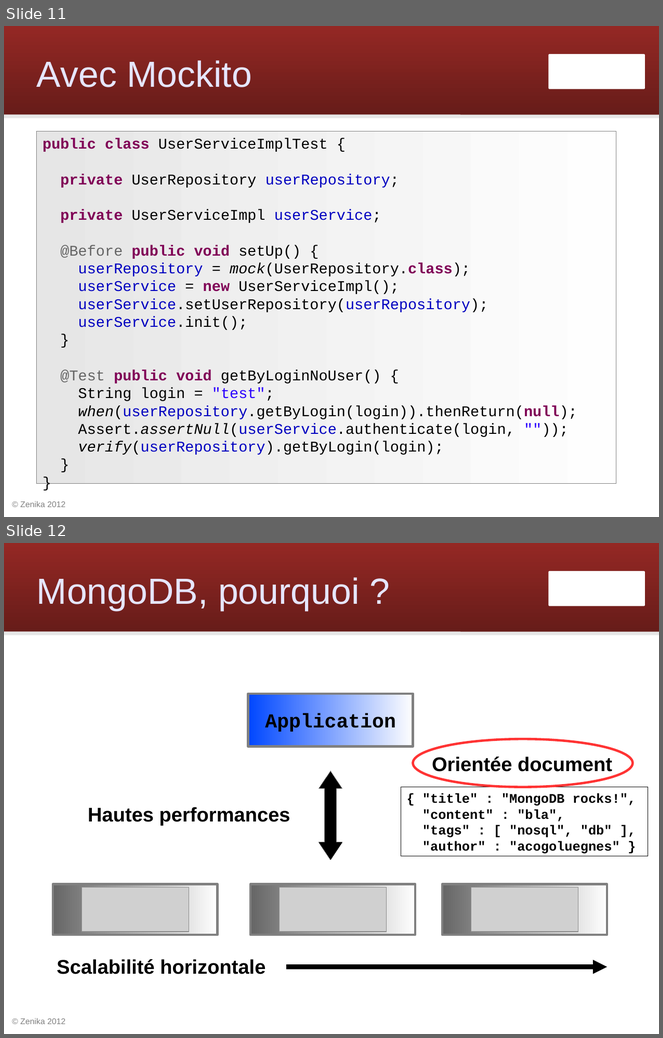
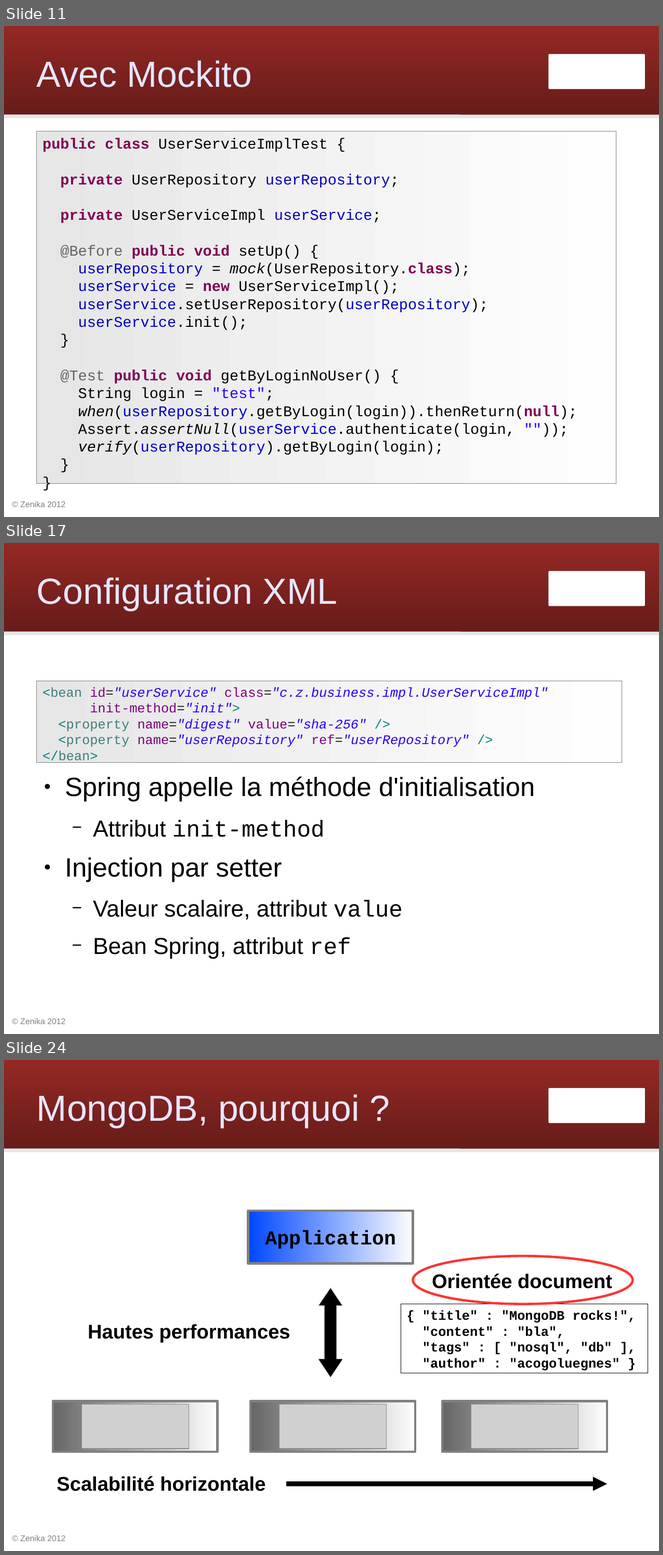
Before and after one commit to Zenika/workshop-spring-core, a slide deck: spring-workshop.odp. Shown one above the other, each under a label of ours: slides 11 and 12 before the commit, slides 11, 17 and 24 after it; the slides between them are not shown. The pictures are 663x1038 and 663x1555 pixels, drawn with LibreOffice and Linux fonts; fonts in the diff are those of the drawing; grey boxes stand for pictures; background and template pictures are left out. Boxes give left, top, right and bottom in pixels: in the first picture for what was removed or moved away, otherwise in the second. Text is boxed around its words. In the diff, an @@ line names an element or a change of style, - is before the commit and + after.

Commit message:
slides configuration XML

```diff
--- a/spring-workshop.odp
+++ b/spring-workshop.odp
@@ slide 17 added at box(4, 543, 659, 1034), background #FFFFFF; not listed: 4 template elements that a slide beside it also shows @@
@@ title added at box(37, 577, 338, 611), 44 pt, text #E6E6FF @@
+Configuration XML
@@ rectangle added at box(37, 681, 622, 763), fill gradient #E6E6E6 to #FEFEFE, outline #808080 0 pt, 16 pt, text #2A00FF, italic @@
+<bean id="userService" class="c.z.business.impl.UserServiceImpl"
+init-method="init">
+<property name="digest" value="sha-256" />
+<property name="userRepository" ref="userRepository" />
+</bean>
@@ text added at box(65, 776, 535, 959), 28 pt, text #000000 @@
+● Spring appelle la méthode d'initialisation
+  − Attribut init-method
+● Injection par setter
+  − Valeur scalaire, attribut value
+  − Bean Spring, attribut ref
@@ what was slide 12 is now slide 24 @@
```
Also in this commit, not shown: 11 other slides added, 1 other file.
